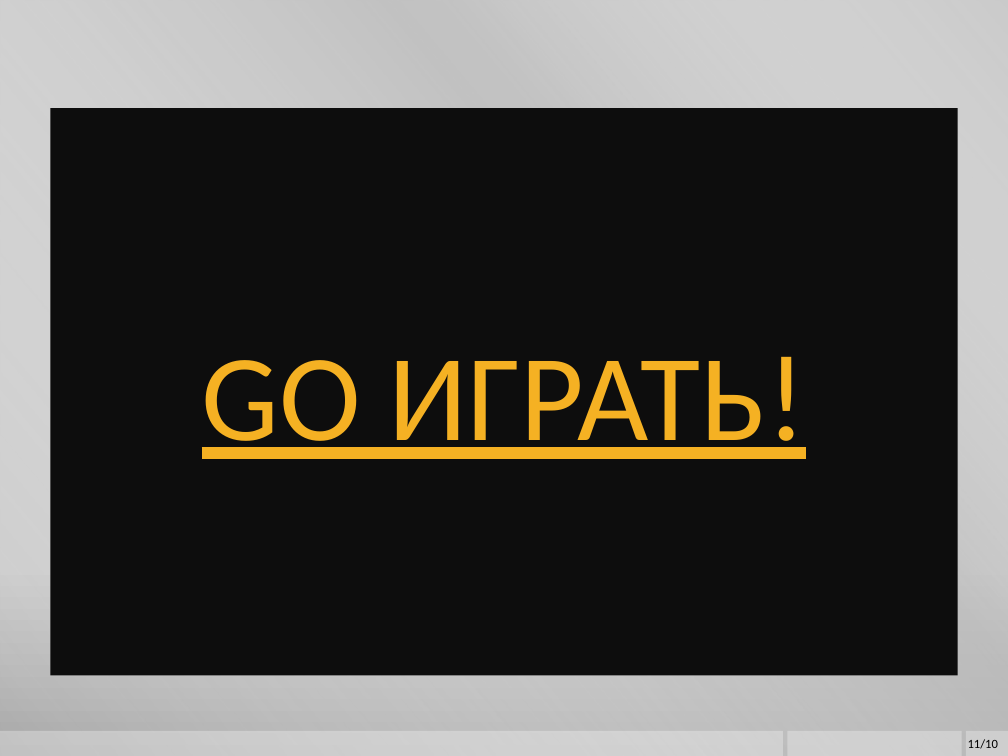
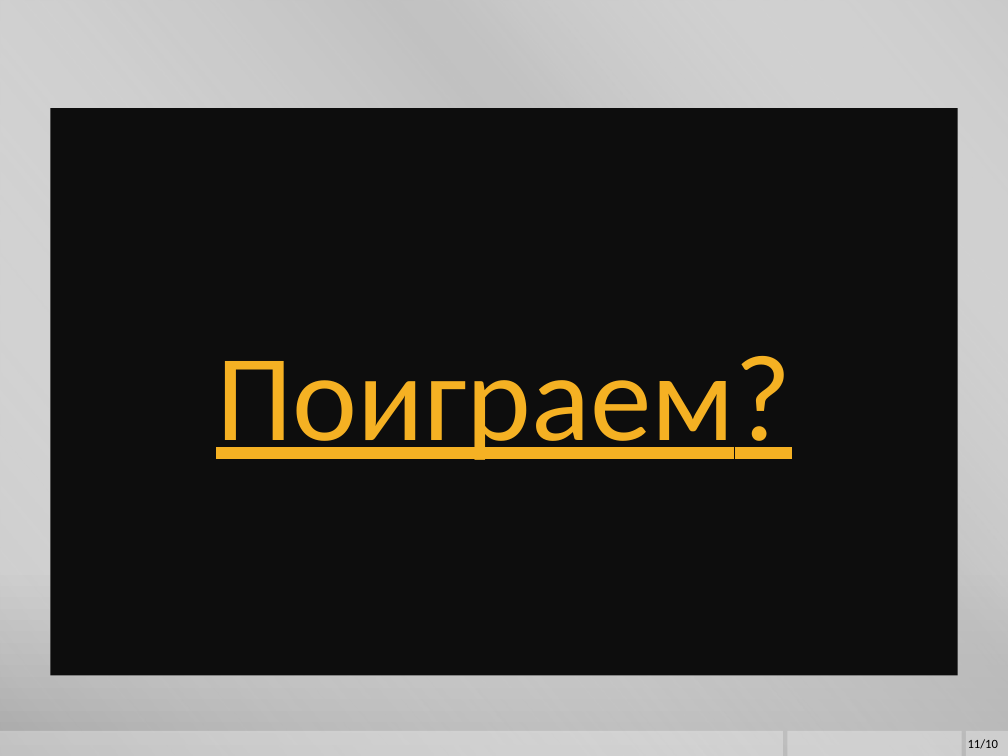
Before and after one commit to kenny5660/summer_game_2018, a slide deck: slide 11 of iPoint.io Presentation.pptx. Drawn at 1008x756 pixels with LibreOffice and Linux fonts; fonts in the diff are those of the drawing; background and template pictures are left out. Boxes give left, top, right and bottom in pixels: in the first picture for what was removed or moved away, otherwise in the second. Text is boxed around its words. In the diff, an @@ line names an element or a change of style, - is before the commit and + after.

```diff
--- a/iPoint.io Presentation.pptx
+++ b/iPoint.io Presentation.pptx
@@ text at [216,356,791,460]: text changed @@
-GО ИГРАТЬ!
+Поиграем?
```
Also in this commit, not shown: 5 other slides changed, 2 slides added, 2 slides removed.
